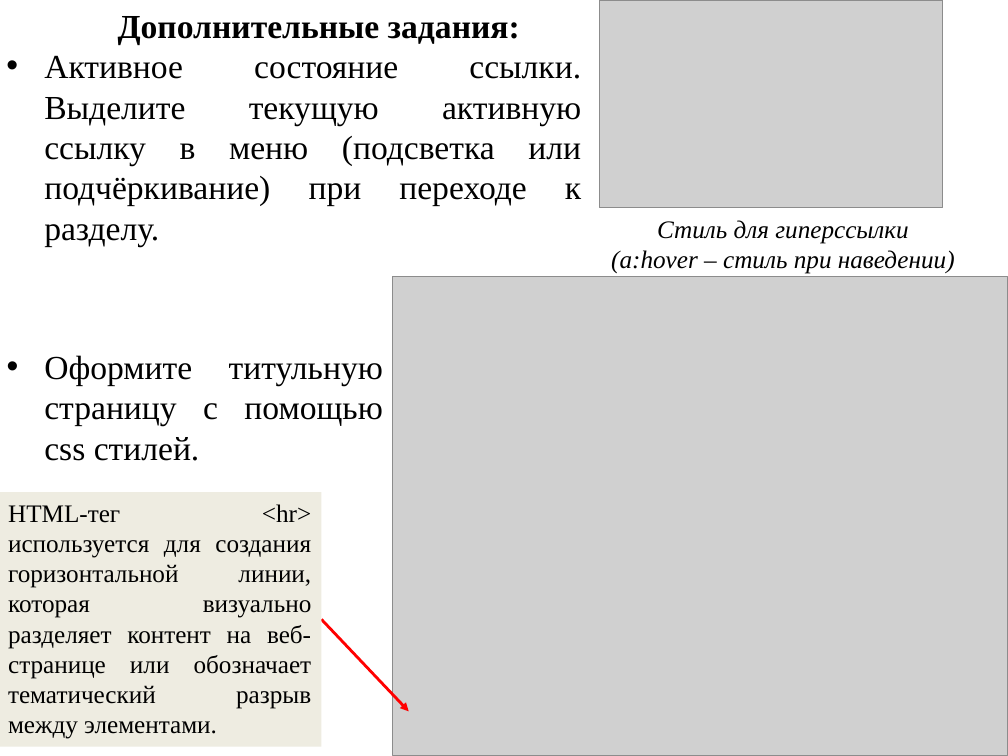
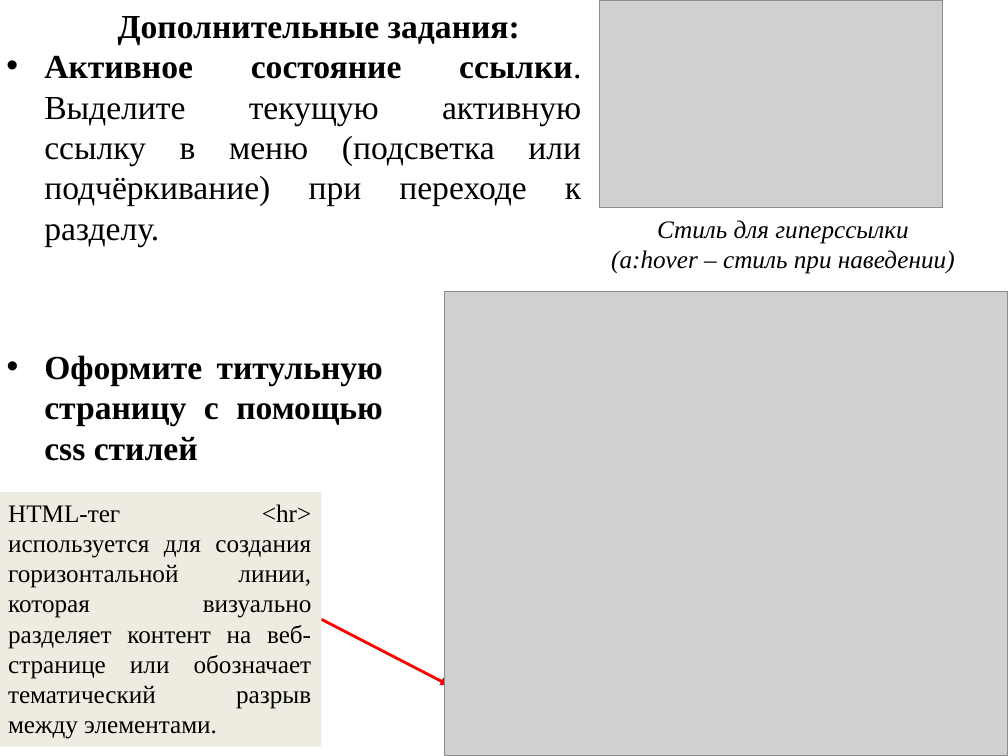
Before and after one commit to mbdatateach/site, a slide deck: slide 5 of ДПО/Лабораторная работа №1.pptx. Drawn at 1008x756 pixels with LibreOffice and Linux fonts; fonts in the diff are those of the drawing; grey boxes stand for pictures. Boxes give left, top, right and bottom in pixels: in the first picture for what was removed or moved away, otherwise in the second. Text is boxed around its words. In the diff, an @@ line names an element or a change of style, - is before the commit and + after.

```diff
--- a/ДПО/Лабораторная работа №1.pptx
+++ b/ДПО/Лабораторная работа №1.pptx
@@ text at box(44, 55, 581, 246): bold on in "Активное состояние ссылки." @@
@@ picture: place and size @@
-picture at box(393, 276, 1008, 756)
+picture at box(445, 291, 1008, 756)
@@ text at box(44, 355, 383, 461): text changed; bold on @@
-• Оформите титульную страницу с помощью css стилей.
+• Оформите титульную страницу с помощью css стилей
@@ arrow moved from (322, 619) - (409, 712) to (322, 619) - (449, 685) @@
```
Also in this commit, not shown: 2 other slides changed, 8 other files.
